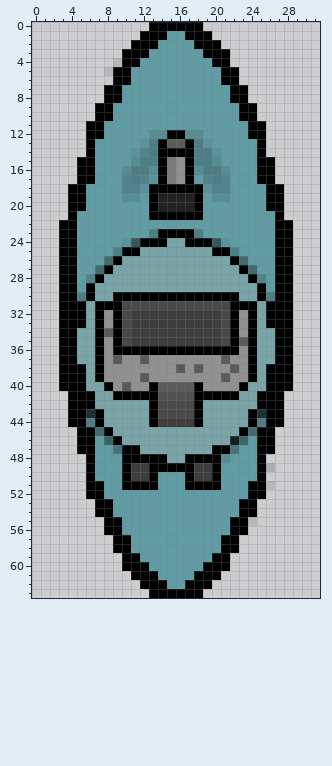
Pixel-art sprite: src/resources/ships/0.png. The first picture shows the starting point.
The file is 32x64 pixels. Pixels under 10% opacity are left out. Colours within 5 levels of each other are drawn and written as one.
After:
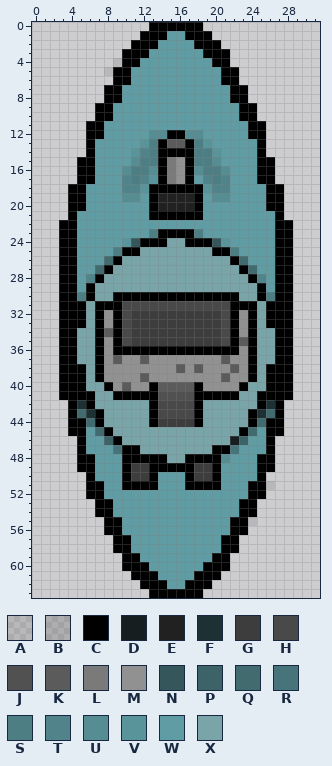
Palette (. is transparent): A #0000001a  B #00000026  C #000000  D #161e1f  E #212121  F #1d3033  G #3d3d3d  H #494949  J #515151  K #5b5b5b  L #7a7a7a  M #919191  N #35575b  P #3c6368  Q #416b6f  R #47747a  S #4d7e84  T #51848a  U #568d93  V #5a949b  W #5f9ca3  X #79a4a8
Difference:
@@ x 0..31 @@
 40 ...CCCXXCMKMMCKKKKCMMMMCXXCCC...
-41 ....CCCXXCCCCCJJJJCCCCCXXCCC....
-42 ....CCCXXXXXXCHHHHCXXXXXXCCC....
-43 ....CCFCXXXXXCHHHHCXXXXXCFCC....
-44 ....CCSCXXXXXCGGGGCXXXXXCSCC....
-45 .....CCQCXXXXXXXXXXXXXXCQCC.....
-46 .....CCWPCXXXXXXXXXXXXDPWCC.....
-47 .....CCWWRCCXXXXXXXXCCRWWCC.....
-48 ......CWWWCCCCCXXCCCCUWWWC......
-49 ......CWWWCGGCCCCCGGCWWWWCB.....
+41 ...CCCCXXCCCCCJJJJCCCCCXXCCCC...
+42 ....CFCXXXXXXCHHHHCXXXXXXCFC....
+43 ....CQFCXXXXXCHHHHCXXXXXCFQC....
+44 ....CCQCXXXXXCGGGGCXXXXXCQCC....
+45 ....CCWQCXXXXXXXXXXXXXXCQWCC....
+46 .....CWWPCXXXXXXXXXXXXDPWWC.....
+47 .....CWWWRCCXXXXXXXXCCRWWWC.....
+48 .....CCWWWCCCCCXXCCCCUWWWCC.....
+49 .....CCWWWCGGCCCCCGGCWWWWCC.....
 50 ......CWWWCGGCWWWCGGCWWWWC......
Pixel boxes of the changes (left, top, right, bottom) in both pictures:
changed: (59, 391, 95, 472)
changed: (257, 391, 293, 472)
